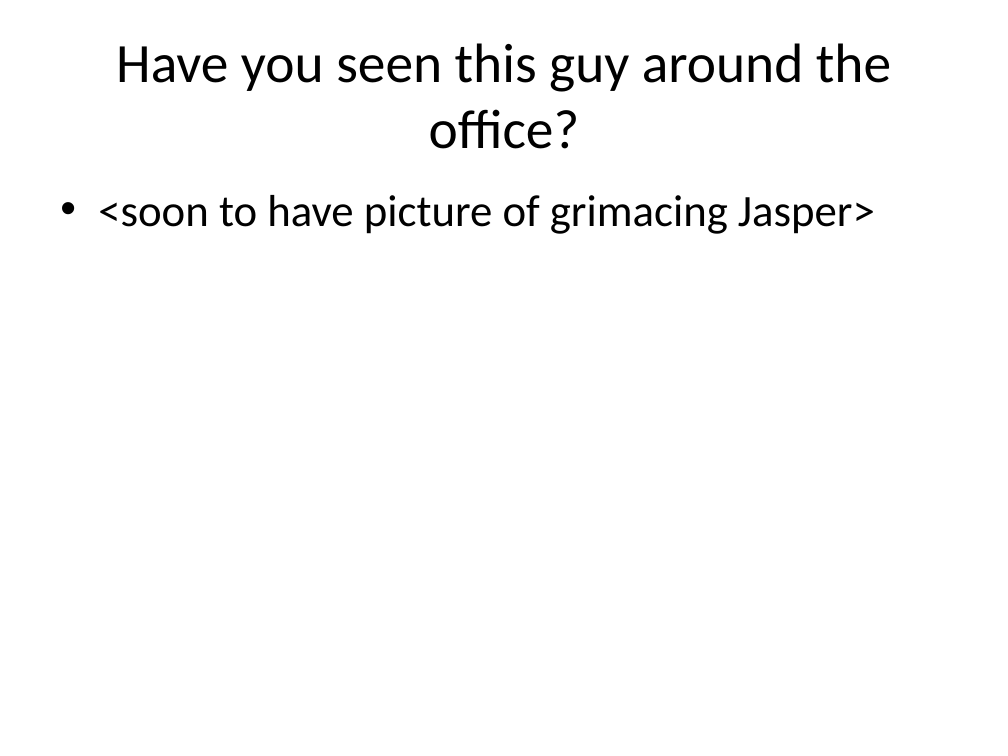
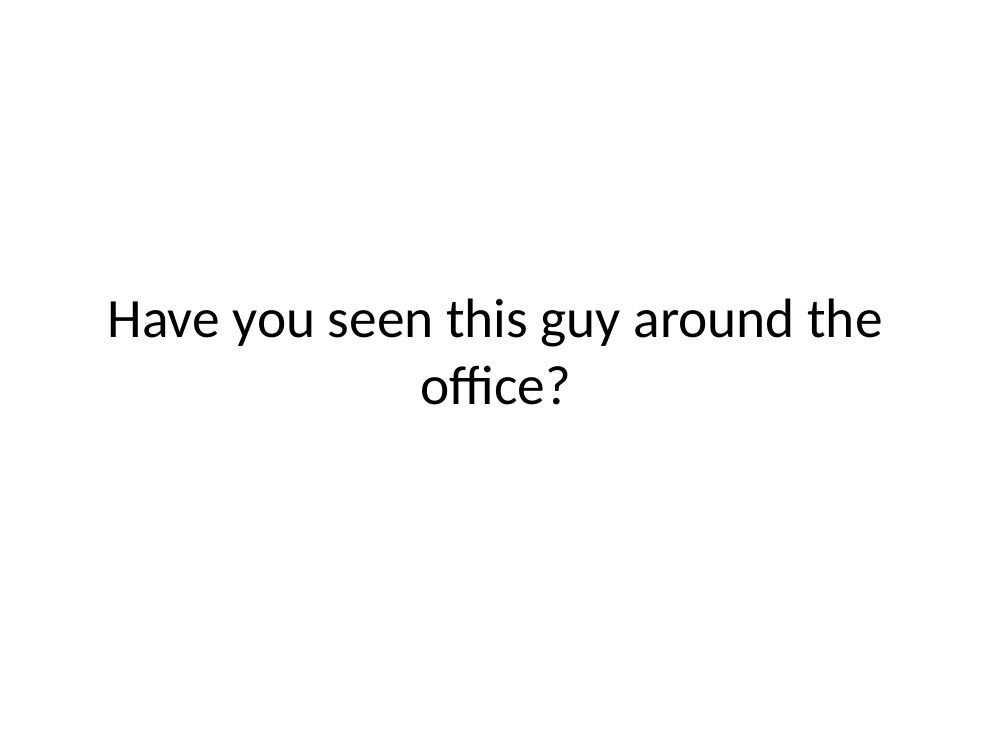
Before and after one commit to krystoff/fall-project, a slide deck: slide 4 of fall-project.pptx. Drawn at 1008x756 pixels with LibreOffice and Linux fonts; fonts in the diff are those of the drawing. Boxes give left, top, right and bottom in pixels: in the first picture for what was removed or moved away, otherwise in the second. Text is boxed around its words. In the diff, an @@ line names an element or a change of style, - is before the commit and + after.

```diff
--- a/fall-project.pptx
+++ b/fall-project.pptx
@@ text removed at (x1=98, y1=195, x2=875, y2=234) @@
-• <soon to have picture of grimacing Jasper>
@@ title "Have you seen this guy ..." moved from (x1=116, y1=43, x2=891, y2=149) to (x1=108, y1=298, x2=882, y2=405) @@
```
Also in this commit, not shown: 3 other slides changed, 2 slides added.
